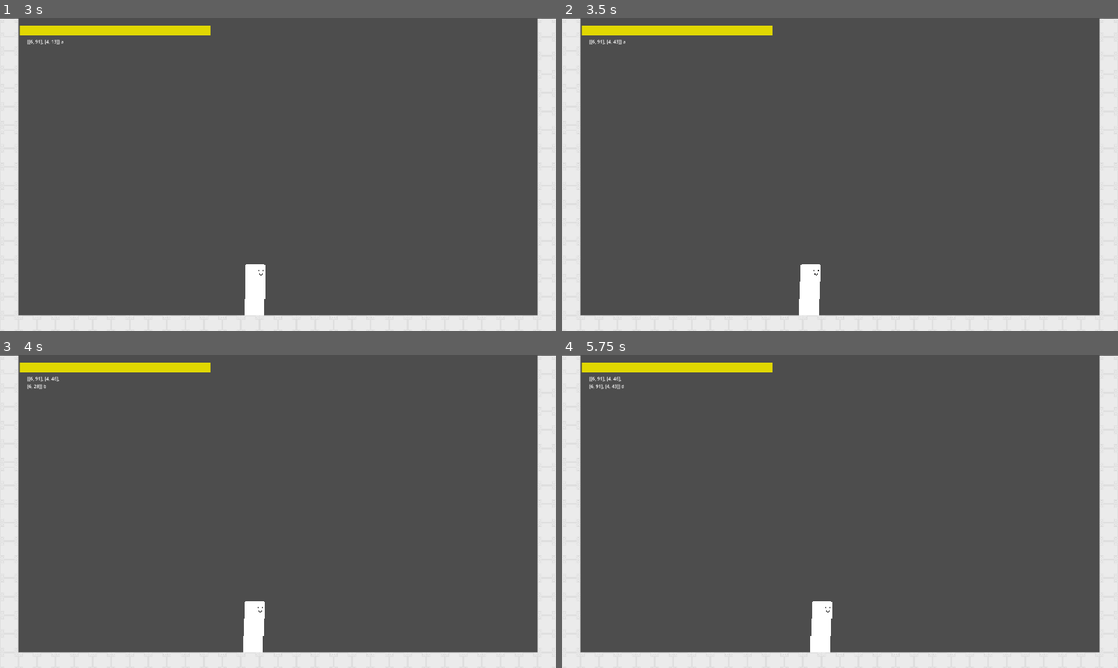
Above: before the commit, frames 1-4 (two rows, left to right).
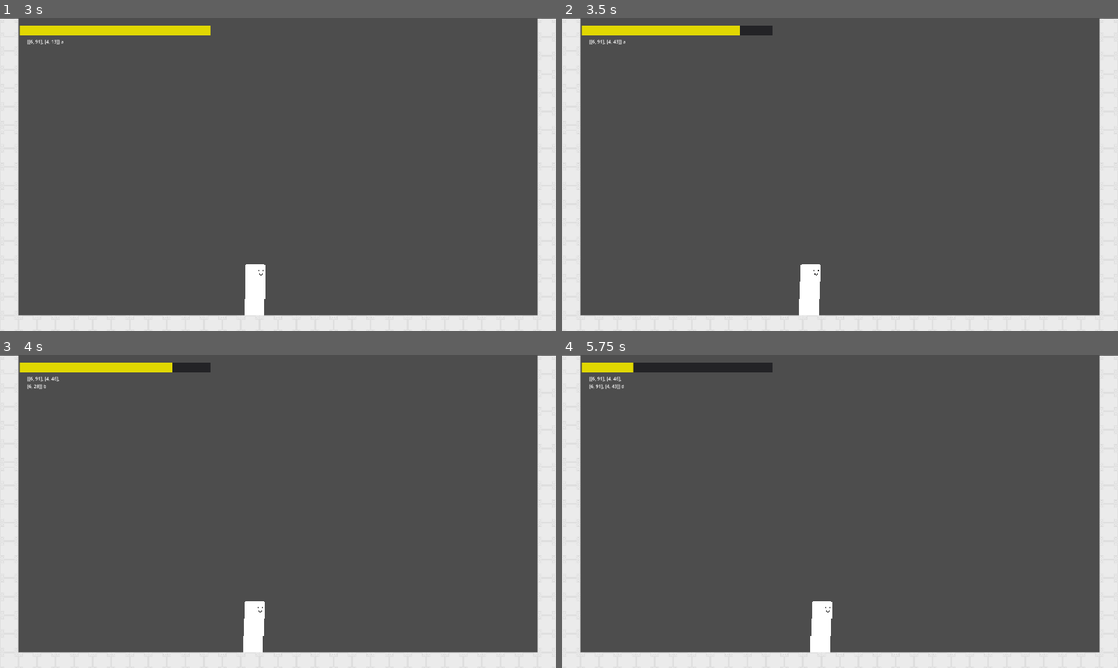
Above: after the commit, the same moments.

Repository: Mysteria0/To-Be-Name-Fighting-Game
Game: Godot game, scene res://menu.tscn
The game is run twice, just before and just after one commit, with the same random seed, the same clock (stepped at 60 frames per second) and the same inputs.
Inputs:
- Up to frame 1 (3 s): click "Start" at 0.5 s; tap Enter at 1.25, 2.75 s; hold Shift 1.28-2.03 s; hold D (move_right) 1.28-2.78 s; tap Space at 1.52, 1.55, 1.82, 2, 2.1, 2.27, 2.57 s; tap Shift at 2.3 s; hold A (move_left) from 2.78 s (still down); hold Space from 2.78 s (still down); tap U (action_a) at 2.85 s
- Up to frame 2 (3.5 s): keep holding A (move_left); keep holding Space
- Up to frame 3 (4 s): release A (move_left) at 3.53 s; release Space at 3.53 s; hold D (move_right) from 3.53 s (still down); tap I (action_b) at 3.6 s; tap Space at 3.77 s; tap Shift at 3.8 s
- Up to frame 4 (5.75 s): tap Space at 4.07, 5.27, 5.57 s; hold Space 4.28-5.03 s; tap J (action_c) at 4.35 s; release D (move_right) at 5.03 s; hold A (move_left) from 5.03 s (still down); tap K (action_d) at 5.1 s; tap Shift at 5.3 s

Frame 1 is identical in both runs. In frame 2, 0.2% of the frame differs, in the area x 32-38%, y 2-6%; in frame 3, 0.2%; in frame 4, 0.8%, in the area x 12-38%, y 2-6%.

Commit message:
fixed the unintended use of the over texture in TextureProgressBar, also added health debug

Diff:
--- a/Scripts/Input Reader/input_reader.gd
+++ b/Scripts/Input Reader/input_reader.gd
@@ -5,6 +5,7 @@
 @export var NormalsList : Array[Array]
 @export var SpecialsList : Array[Array]
 
+signal healthdebug(Healamount : int)
 
 var validMotionInputs = {'Neutral' : 5,'move_left' : 4,'move_right' : 6,'move_down' : 2,'move_up' : 8,'move_leftdown' : 1,'move_leftup' : 7,'move_rightdown' : 3,'move_rightup' : 9}
 var validAttackInputs = {'action_a' : 'a','action_b' : 'b','action_c' : 'c','action_d' : 'd'}
@@ -20,6 +21,7 @@
 var normals : Array
 
 var parent
+
 func _ready() -> void:
 	for i in SpecialsList:
 		specials.append(i)
@@ -31,6 +33,7 @@
 func _process(_delta: float) -> void:
 	handle_MotionInputs()
 	handle_AttackInputs()
+	HealthDebug()
 	$Control/Recent_input.text = str(RecentMotionInputs)## + ' ' + str(holdtime)
 	if currentAttackInput != 'Nothing':
 		$Control/Recent_input.text += ' ' + str(currentAttackInput)
@@ -105,3 +108,9 @@
 		9:
 			return 'move_rightup'
 	return 'Neutral'
+
+func HealthDebug():
+	if Input.is_key_pressed(KEY_SPACE):
+		healthdebug.emit(-10)
+	if Input.is_key_pressed(KEY_SHIFT):
+		healthdebug.emit(10)
--- a/Scripts/Universal Code/Player.gd
+++ b/Scripts/Universal Code/Player.gd
@@ -30,3 +30,7 @@
 
 func _process(delta : float) -> void:
 	state_machine.process_frame(delta)
+
+
+func _on_input_reader_healthdebug(Healamount: int) -> void:
+	health += Healamount
--- a/main.tscn
+++ b/main.tscn
@@ -5,8 +5,7 @@
 [ext_resource type="PackedScene" uid="uid://cvt0xibjikmr0" path="res://Levels.tscn" id="3_h2yge"]
 [ext_resource type="PackedScene" uid="uid://ddm5kuncpnusr" path="res://Input Reader.tscn" id="4_1bvp3"]
 [ext_resource type="Texture2D" uid="uid://b5hnh8utuu4uv" path="res://Sprites/Hud elements/HP_bar_under.png" id="4_lquwl"]
-[ext_resource type="Texture2D" uid="uid://bw5klleyh53e7" path="res://Sprites/Hud elements/HP_bar_over.png" id="5_272bh"]
-[ext_resource type="Texture2D" uid="uid://cltlm0jvtu8u6" path="res://Sprites/Hud elements/HP_bar_progress.png" id="6_5vw27"]
+[ext_resource type="Texture2D" uid="uid://bw5klleyh53e7" path="res://Sprites/Hud elements/HP_bar_progress.png" id="6_5vw27"]
 
 [node name="Main" type="Node2D" unique_id=646643995]
 
@@ -29,6 +28,7 @@
 rounded = true
 nine_patch_stretch = true
 texture_under = ExtResource("4_lquwl")
-texture_over = ExtResource("5_272bh")
 texture_progress = ExtResource("6_5vw27")
 script = ExtResource("1_1bvp3")
+
+[connection signal="healthdebug" from="InputReader" to="Player" method="_on_input_reader_healthdebug"]
Binary file removed: Sprites/Hud elements/HP_bar_over.png
Not shown, removed: Sprites/Hud elements/HP_bar_over.png.import
Binary file changed: Sprites/Hud elements/HP_bar_progress.png
Not shown, changed: Sprites/Hud elements/HP_bar_progress.png.import
